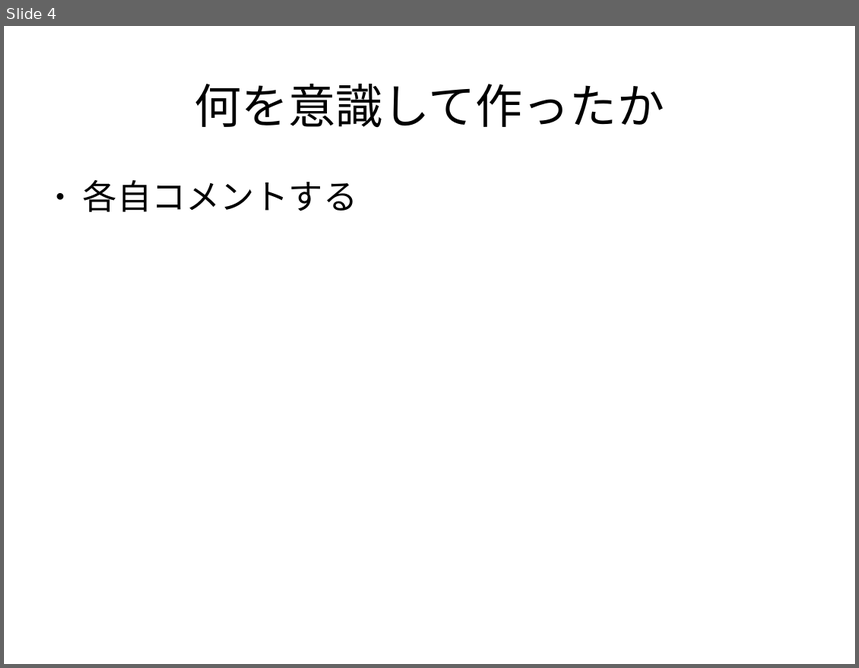
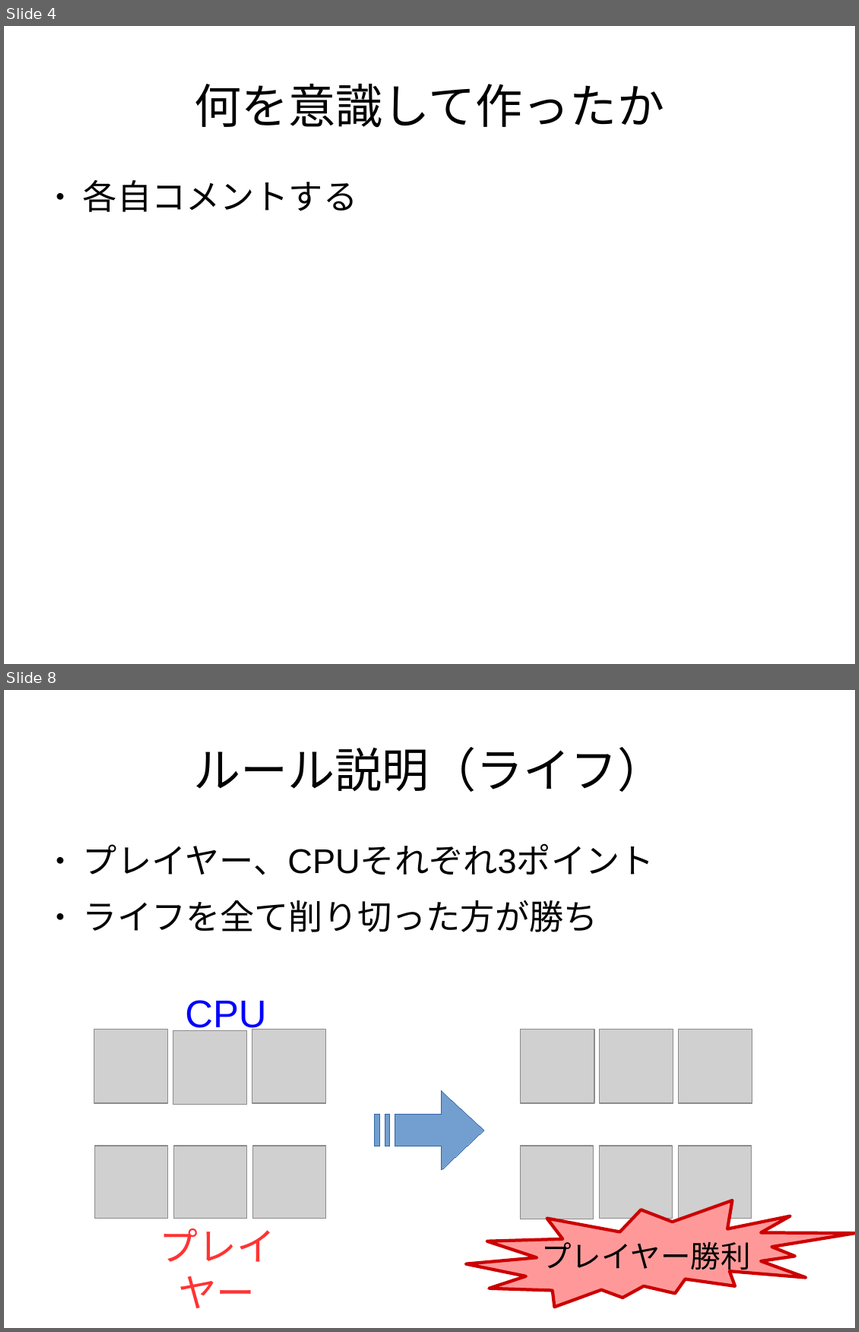
Before and after one commit to Hideya09/Casino, a slide deck: プレゼン資料/ゲーム制作発表.odp. Shown one above the other, each under a label of ours: slide 4 before the commit, slides 4 and 8 after it; the slides between them are not shown. The pictures are 859x668 and 859x1332 pixels, drawn with LibreOffice and Linux fonts; fonts in the diff are those of the drawing; grey boxes stand for pictures. Boxes give left, top, right and bottom in pixels: in the first picture for what was removed or moved away, otherwise in the second. Text is boxed around its words. In the diff, an @@ line names an element or a change of style, - is before the commit and + after.

Commit message:
スライドの更新

```diff
--- a/プレゼン資料/ゲーム制作発表.odp
+++ b/プレゼン資料/ゲーム制作発表.odp
@@ slide 8 added at [4, 690, 855, 1328], background #FFFFFF @@
@@ title added at [193, 747, 665, 792], 44 pt, text #000000 @@
+ルール説明（ライフ）
@@ text added at [83, 844, 655, 932], 32 pt, text #000000 @@
+● プレイヤー、CPUそれぞれ3ポイント
+● ライフを全て削り切った方が勝ち
@@ text added at [185, 1000, 266, 1036], 36 pt, text #0000FF @@
+CPU
@@ picture added at [94, 1030, 168, 1104] @@
@@ picture added at [173, 1030, 247, 1105] @@
@@ picture added at [253, 1030, 327, 1104] @@
@@ picture added at [521, 1030, 595, 1104] @@
@@ picture added at [601, 1030, 674, 1104] @@
@@ picture added at [679, 1030, 753, 1104] @@
@@ freeform shape added at [375, 1091, 484, 1170], fill #729FCF, outline #3465A4 0 pt @@
@@ picture added at [95, 1147, 167, 1219] @@
@@ picture added at [174, 1147, 246, 1219] @@
@@ picture added at [253, 1147, 326, 1219] @@
@@ picture added at [521, 1147, 594, 1220] @@
@@ picture added at [601, 1147, 673, 1219] @@
@@ picture added at [679, 1147, 752, 1219] @@
@@ irregular seal added at [466, 1201, 855, 1307], fill #FF9999, outline #CC0000 3 pt, 28 pt, text #000000 @@
+プレイヤー勝利
@@ text added at [160, 1229, 275, 1309], 36 pt, text #FF3333 @@
+プレイヤー
```
Also in this commit, not shown: 5 slides changed, 14 other slides added, 2 slides removed.
